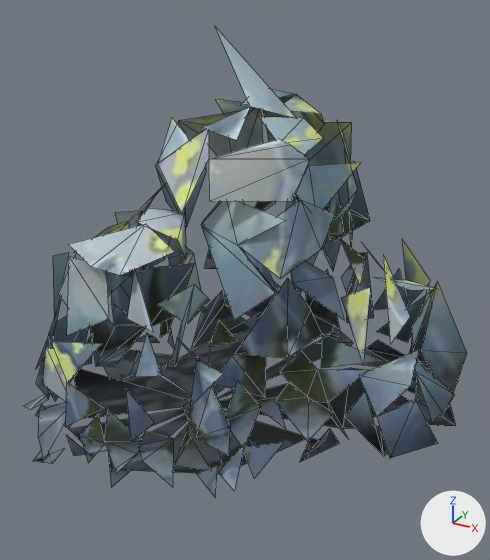
One commit to the glTF model veylan/assets/decor/o-roche-semis.glb: the scene before it, then after it.
The view is the same before and after, from a 50 mm lens placed at (0.691, -1.319, 1.047), pointed at (-0.011, -0.042, 0.408). The axes (+X, +Y, +Z) are drawn at lower right. The lights are the same throughout. The older version comes first. Mesh edges are drawn as thin lines. Vertices at exactly the same position are counted once.

In view in the first picture: 'o-roche-semis'.
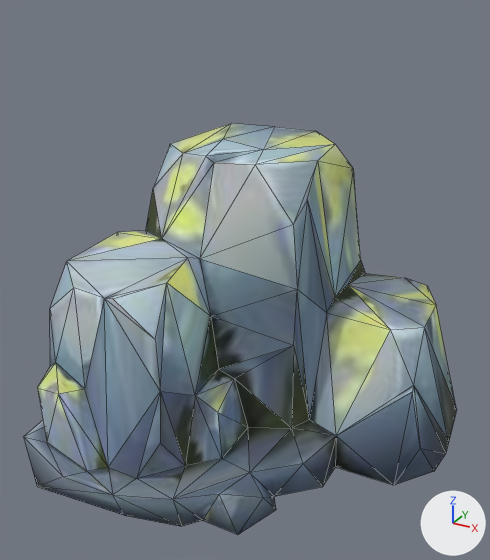
Where the change shows, as pixel boxes (x1, y1, x2, y2) in the pictures (490 x 560 px):
'o-roche-semis', reshaped (13% shorter)
    before: (23, 26, 467, 498)
    after: (23, 123, 457, 535)
part 1 of me_o_roche_semis, rebuilt (99% taller)
    before: (44, 281, 467, 488)
    after: (23, 123, 457, 535)
part 2 of me_o_roche_semis, deleted
    before: (23, 26, 458, 498)

The change in detail:
me_o_roche_semis is used by ob_o_roche_semis; location (0.0, 0.0, 0.0).
me_o_roche_semis had 441 vertices, 250 faces and spanned x -0.485..0.485, y -0.482..0.482, z 0.0..0.959.
me_o_roche_semis now has 127 vertices, 250 faces and spans x -0.472..0.472, y -0.475..0.475, z 0.0..0.7.
me_o_roche_semis part 1: the loose piece of 65 vertices spanning x -0.485..0.473, y -0.461..0.444, z 0.0..0.391 is rebuilt with 127 vertices and now spans x -0.472..0.472, y -0.475..0.475, z 0.0..0.7.
me_o_roche_semis part 2: 82 loose pieces with 376 vertices, spanning x -0.466..0.485, y -0.482..0.482, z 0.058..0.959, are deleted.
